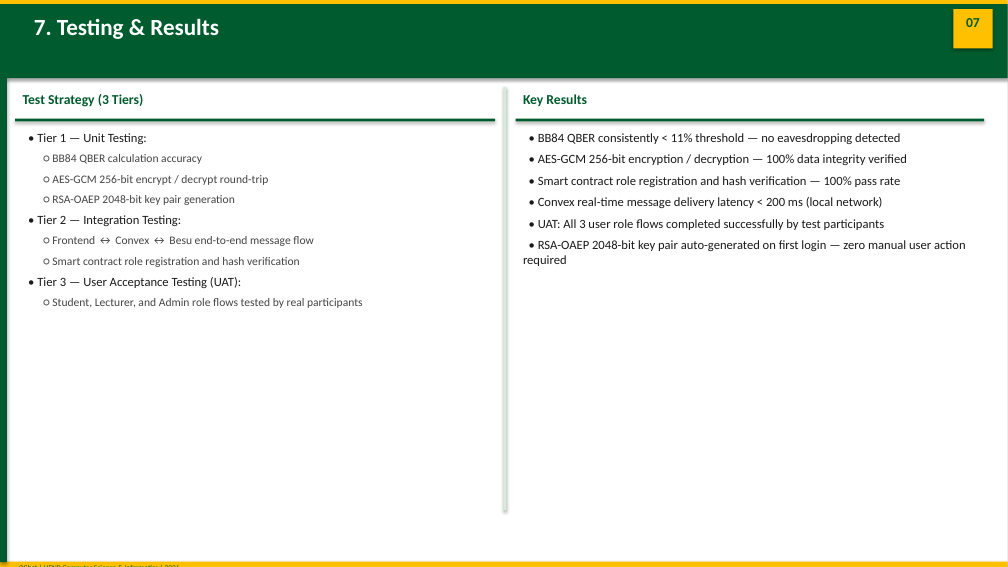
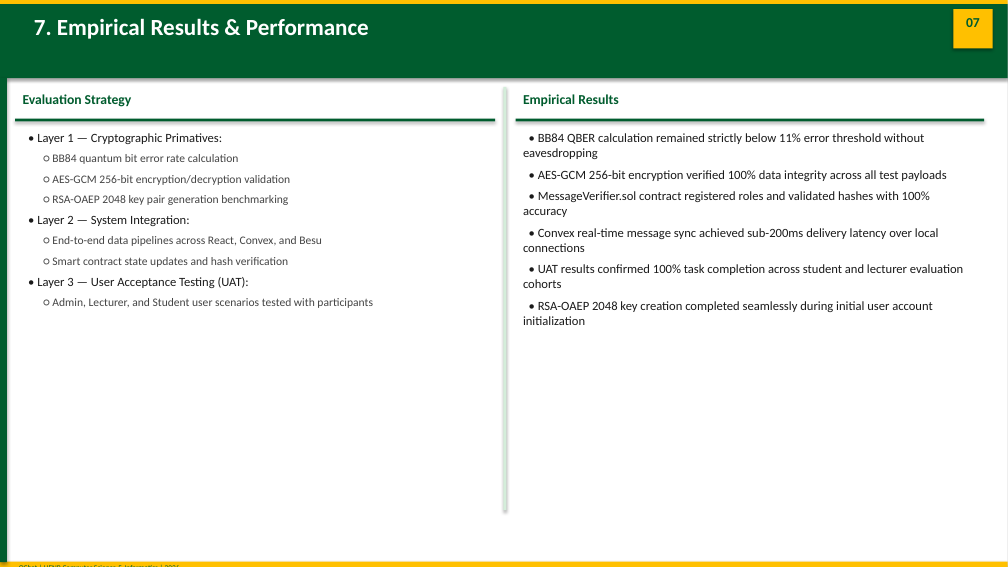
Before and after one commit to joseph-nok/Qchat, a slide deck: slide 9 of Documentation/presentation.pptx. Drawn at 1008x567 pixels with LibreOffice and Linux fonts; fonts in the diff are those of the drawing. Boxes give left, top, right and bottom in pixels: in the first picture for what was removed or moved away, otherwise in the second. Text is boxed around its words. In the diff, an @@ line names an element or a change of style, - is before the commit and + after.

```diff
--- a/Documentation/presentation.pptx
+++ b/Documentation/presentation.pptx
@@ text at [34, 18, 369, 39]: text changed @@
-7. Testing & Results
+7. Empirical Results & Performance
@@ text at [23, 94, 132, 107]: text changed @@
-Test Strategy (3 Tiers)
+Evaluation Strategy
@@ text at [523, 94, 619, 106]: text changed @@
-Key Results
+Empirical Results
@@ text at [37, 133, 373, 308]: text changed @@
-• Tier 1 — Unit Testing:
-○ BB84 QBER calculation accuracy
-○ AES-GCM 256-bit encrypt / decrypt round-trip
-○ RSA-OAEP 2048-bit key pair generation
-• Tier 2 — Integration Testing:
-○ Frontend ↔ Convex ↔ Besu end-to-end message flow
-○ Smart contract role registration and hash verification
-• Tier 3 — User Acceptance Testing (UAT):
-○ Student, Lecturer, and Admin role flows tested by real participants
+• Layer 1 — Cryptographic Primatives:
+○ BB84 quantum bit error rate calculation
+○ AES-GCM 256-bit encryption/decryption validation
+○ RSA-OAEP 2048 key pair generation benchmarking
+• Layer 2 — System Integration:
+○ End-to-end data pipelines across React, Convex, and Besu
+○ Smart contract state updates and hash verification
+• Layer 3 — User Acceptance Testing (UAT):
+○ Admin, Lecturer, and Student user scenarios tested with participants
@@ text at [523, 133, 963, 325]: text changed @@
-• BB84 QBER consistently < 11% threshold — no eavesdropping detected
-• AES-GCM 256-bit encryption / decryption — 100% data integrity verified
-• Smart contract role registration and hash verification — 100% pass rate
-• Convex real-time message delivery latency < 200 ms (local network)
-• UAT: All 3 user role flows completed successfully by test participants
-• RSA-OAEP 2048-bit key pair auto-generated on first login — zero manual user action required
+• BB84 QBER calculation remained strictly below 11% error threshold without eavesdropping
+• AES-GCM 256-bit encryption verified 100% data integrity across all test payloads
+• MessageVerifier.sol contract registered roles and validated hashes with 100% accuracy
+• Convex real-time message sync achieved sub-200ms delivery latency over local connections
+• UAT results confirmed 100% task completion across student and lecturer evaluation cohorts
+• RSA-OAEP 2048 key creation completed seamlessly during initial user account initialization
```
Also in this commit, not shown: 8 other slides changed, 14 other files.
